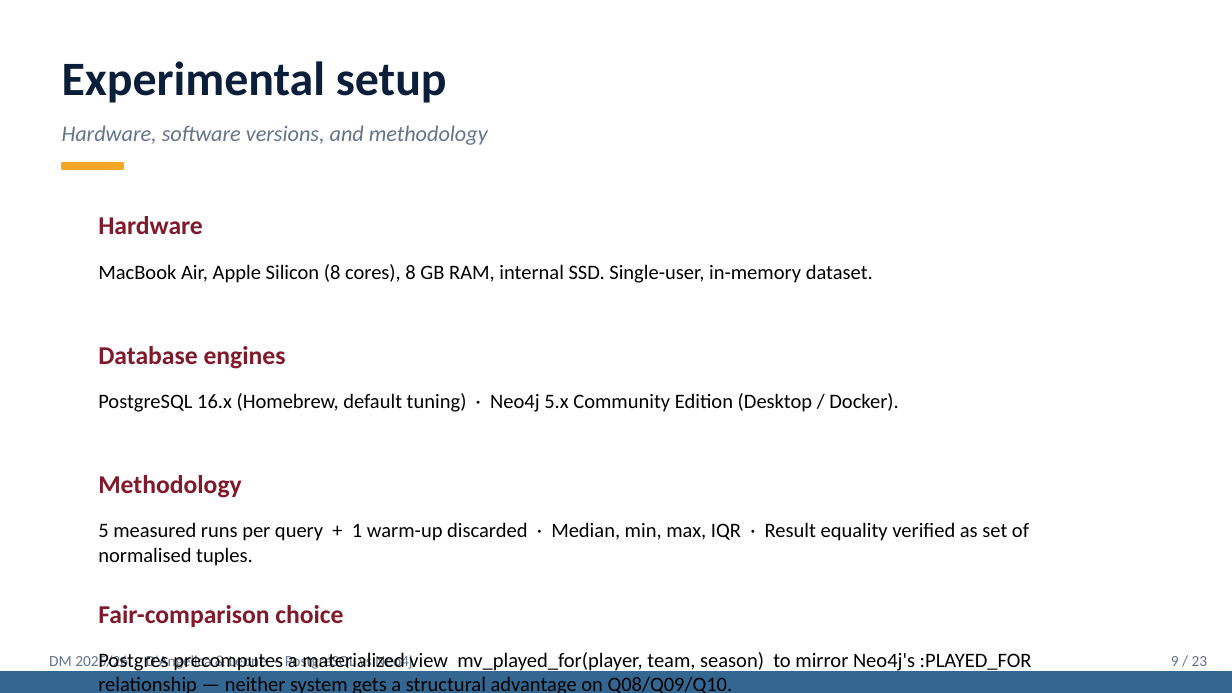
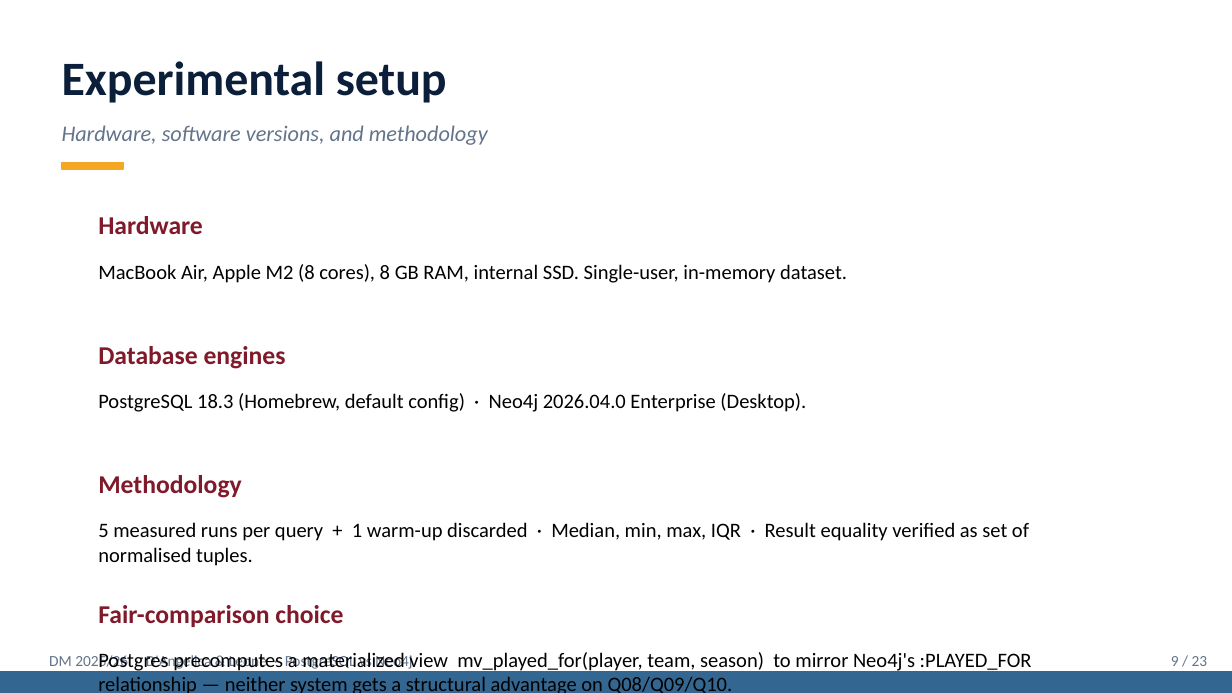
Before and after one commit to g1up3/DM-Project-2026, a slide deck: slide 9 of Presentation_DM_DAngelica_Leone.pptx. Drawn at 1232x693 pixels with LibreOffice and Linux fonts; fonts in the diff are those of the drawing. Boxes give left, top, right and bottom in pixels: in the first picture for what was removed or moved away, otherwise in the second. Text is boxed around its words. In the diff, an @@ line names an element or a change of style, - is before the commit and + after.

```diff
--- a/Presentation_DM_DAngelica_Leone.pptx
+++ b/Presentation_DM_DAngelica_Leone.pptx
@@ text at [98, 264, 847, 283]: text changed @@
-MacBook Air, Apple Silicon (8 cores), 8 GB RAM, internal SSD. Single-user, in-memory dataset.
+MacBook Air, Apple M2 (8 cores), 8 GB RAM, internal SSD. Single-user, in-memory dataset.
@@ text at [98, 393, 806, 412]: text changed @@
-PostgreSQL 16.x (Homebrew, default tuning) · Neo4j 5.x Community Edition (Desktop / Docker).
+PostgreSQL 18.3 (Homebrew, default config) · Neo4j 2026.04.0 Enterprise (Desktop).
```
Also in this commit, not shown: 5 other slides changed, 13 other files.
